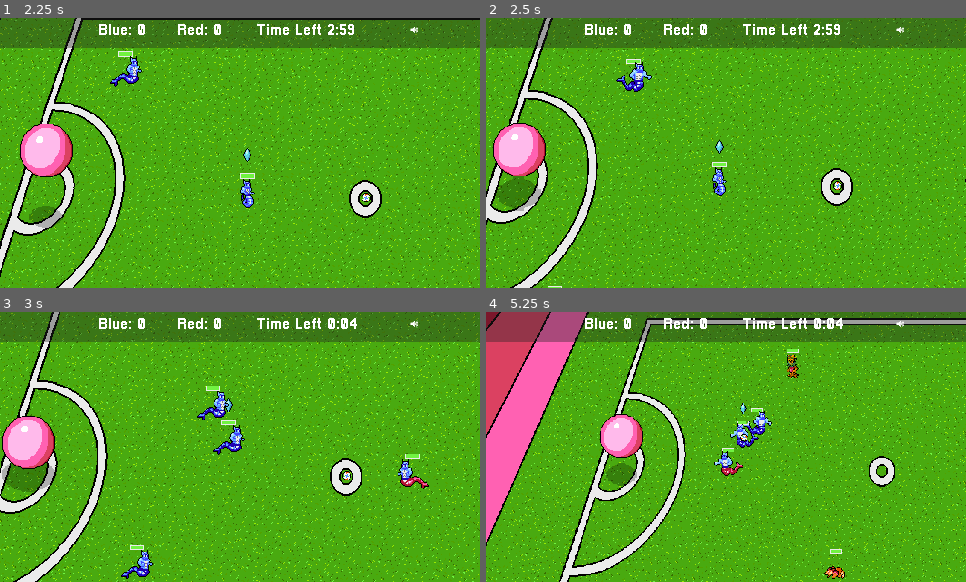
Above: before the commit, frames 1-4 (two rows, left to right).
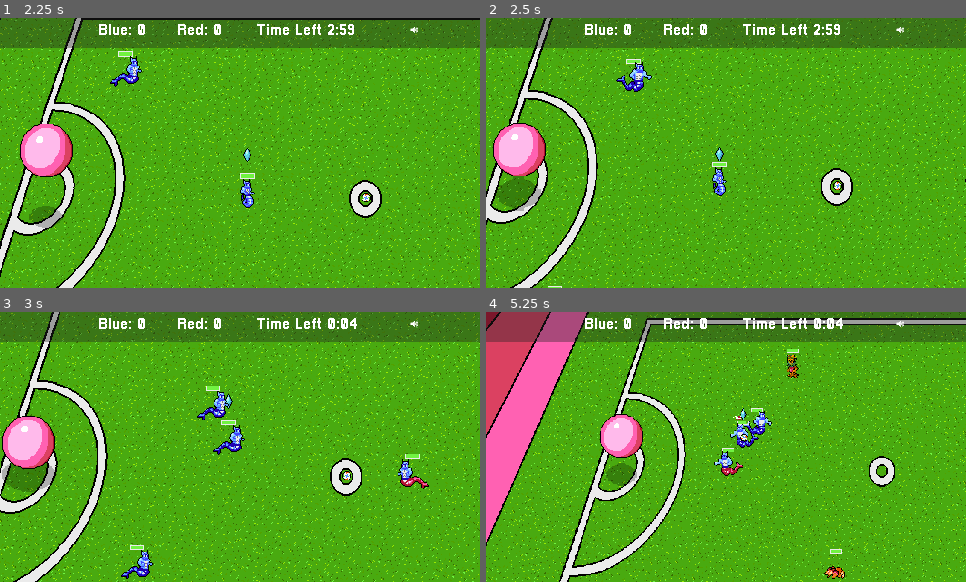
Above: after the commit, the same moments.

Repository: gamkedo-la/Elementaball
Game: Godot game, scene res://UI/StartMenu.tscn
Same seed, same stepped clock (60 frames per second), same inputs: the game is played once before the commit and once after it.
Inputs (mouse positions are in pixels of both pictures, inside the frame that each line leads up to):
- Up to frame 1 (2.25 s): click "New Game" at 0.5 s; click "Next" at 1.25 s; click "Start" at 2 s
- Up to frame 2 (2.5 s): no input
- Up to frame 3 (3 s): move the mouse to (316, 328) at 2.77 s; hold Up (ui_up) from 2.78 s (still down); hold T (time_hack) from 2.78 s (still down)
- Up to frame 4 (5.25 s): move the mouse to (870, 487) at 3.52 s; release T (time_hack) at 3.53 s; tap T (time_hack) at 3.6, 5.1 s; move the mouse to (582, 406) at 4.27 s; release Up (ui_up) at 4.28 s; hold T (time_hack) 4.28-5.03 s; hold Left (ui_left) from 4.28 s (still down); move the mouse to (750, 447) at 5.02 s

Frame 1 is identical in both runs. In frame 2, less than 0.1% of the frame differs, in the area x 47-50%, y 45-53%; in frame 3, less than 0.1%; in frame 4, less than 0.1%.

Commit message:
Floating damage numbers

Diff:
--- a/Field and Equipment/Ball.gd
+++ b/Field and Equipment/Ball.gd
@@ -168,6 +168,7 @@
 	if totalDamage <= 0:
 		totalDamage = 1
 	target.HP -= totalDamage
+	target.get_node("Health Bar").floatingNumbers(totalDamage)
 	target.get_node("Health Bar").update_healthbar(target.HP)
 	emit_signal("calculated")
 
@@ -307,6 +308,7 @@
 	baseDamage = calc_power_modifier(baseDamage)
 	totalDamage = calc_element_damage(kickedType, interceptor.type, baseDamage)
 	interceptor.HP -= totalDamage
+	interceptor.get_node("Health Bar").floatingNumbers(totalDamage)
 	interceptor.get_node("Health Bar").update_healthbar(interceptor.HP)
 	if interceptor.HP > 0:
 		kicking = false
@@ -345,6 +347,7 @@
 		emit_signal("calculated")
 		target.HP -= totalDamage
 		target.get_node("Health Bar").update_healthbar(target.HP)
+		target.get_node("Health Bar").floatingNumbers(totalDamage)
 		target.start_steal_cooldown()
 	else:
 		player_block(tackledType)
--- a/Node2D.tscn
+++ b/Node2D.tscn
@@ -412,7 +412,6 @@
 
 [node name="AnimatedSprite" parent="Player/Health Bar" index="1"]
 visible = true
-frame = 2
 
 [node name="AnimationTree" parent="Player" index="1"]
 parameters/playback = SubResource( 1 )
@@ -431,9 +430,6 @@
 fieldPosition = "PlayerLeft"
 starting_stats = ExtResource( 10 )
 
-[node name="AnimatedSprite" parent="Player2/Health Bar" index="1"]
-frame = 2
-
 [node name="AnimationTree" parent="Player2" index="1"]
 parameters/playback = SubResource( 2 )
 
@@ -446,9 +442,6 @@
 fieldPosition = "PlayerRight"
 starting_stats = ExtResource( 10 )
 
-[node name="AnimatedSprite" parent="Player3/Health Bar" index="1"]
-frame = 2
-
 [node name="AnimationTree" parent="Player3" index="1"]
 parameters/playback = SubResource( 3 )
 
@@ -460,6 +453,7 @@
 z_index = 3
 frames = SubResource( 16 )
 animation = "plant ball"
+frame = 2
 playing = true
 script = ExtResource( 16 )
 
@@ -538,7 +532,7 @@
 
 [node name="AnimatedSprite" parent="Enemy/Health Bar" index="1"]
 position = Vector2( 7.8787, -8.25085 )
-frame = 6
+frame = 8
 
 [node name="AnimationTree" parent="Enemy" index="5"]
 parameters/playback = SubResource( 17 )
@@ -563,7 +557,7 @@
 margin_bottom = -21.0
 
 [node name="AnimatedSprite" parent="Enemy3/Health Bar" index="1"]
-frame = 6
+frame = 8
 
 [node name="AnimationTree" parent="Enemy3" index="5"]
 parameters/playback = SubResource( 18 )
@@ -585,7 +579,7 @@
 margin_bottom = -21.0
 
 [node name="AnimatedSprite" parent="Enemy2/Health Bar" index="1"]
-frame = 6
+frame = 8
 
 [node name="EnemyCollider" parent="Enemy2" index="3"]
 rotation = 1.52987
@@ -724,6 +718,9 @@
 [node name="AbilityMenuPopup" parent="GUICanvasLayer/PlayerSelectMenu" index="1"]
 script = ExtResource( 22 )
 closeButton = NodePath("MarginContainer/SelectionMenuContainer/Top Margin/StartButton")
+
+[node name="MarginContainer" parent="GUICanvasLayer/PlayerSelectMenu/EndGameMenuPopup" index="0"]
+margin_bottom = 213.0
 
 [node name="EndCondition" parent="GUICanvasLayer/PlayerSelectMenu/EndGameMenuPopup/MarginContainer/SelectionMenuContainer/MarginContainer/HBoxContainer/VBoxContainer" index="0"]
 script = ExtResource( 21 )
--- a/Players/AIPlayer.gd
+++ b/Players/AIPlayer.gd
@@ -403,7 +403,6 @@
 		kickMenu.clear()
 		var player = self
 		#Add the kick abilities available for the player to the menu
-		#TODO: Make a default (no element) kick ability and calculate damage for it
 		var abilities = [player.ability1,player.ability2,player.ability3,player.ability4,defaultKick]
 		ball.menuAbilities = []
 		for ability in abilities:
@@ -417,7 +416,6 @@
 	blockMenu.clear()
 	var player = self
 	#Add the kick abilities available for the player to the menu
-	#TODO: Make a default (no element) kick ability and calculate damage for it
 	var abilities = [player.ability1,player.ability2,player.ability3,player.ability4,defaultKick]
 	ball.menuAbilities = []
 	for ability in abilities:
@@ -465,7 +463,6 @@
 			tackleMenu.clear()
 			var player = ball.controllingPlayer
 			#Add the tackle abilities available for the player to the menu
-			#TODO: Make a default (no element) tackle ability and calculate damage for it
 			var abilities = [player.ability1,player.ability2,player.ability3,player.ability4,player.defaultTackle]
 			ball.menuAbilities = []
 			if abilities.size() > 0:
--- a/Players/Enemy.tscn
+++ b/Players/Enemy.tscn
@@ -723,7 +723,6 @@
 
 [node name="AnimatedSprite" parent="Health Bar" index="1"]
 position = Vector2( -0.14843, -11.9671 )
-frame = 3
 
 [node name="EnemyCollider" type="CollisionShape2D" parent="."]
 position = Vector2( -0.159099, -0.198006 )
--- /dev/null
+++ b/UI/DamageNumbers.gd
@@ -0,0 +1,22 @@
+extends Position2D
+
+
+onready var label = $Label
+onready var tween = $Tween
+
+var amount = 1
+
+var velocity = Vector2(0,5)
+
+func _ready():
+	label.set_text(str(-amount))
+
+	tween.interpolate_property(self, "scale", scale, Vector2(1.5,1.5), 0.2, Tween.TRANS_LINEAR, Tween.EASE_OUT)
+	tween.interpolate_property(self, "scale", Vector2(1.5,1.5), Vector2(.1,.1), 0.7, Tween.TRANS_LINEAR, Tween.EASE_OUT, 0.3)
+	tween.start()
+
+func _process(delta):
+	position -= velocity * delta
+
+func _on_Tween_tween_all_completed():
+	self.queue_free()
--- /dev/null
+++ b/UI/DamageNumbers.tscn
@@ -0,0 +1,32 @@
+[gd_scene load_steps=3 format=2]
+
+[ext_resource path="res://Fonts/UI_font.tres" type="DynamicFont" id=1]
+[ext_resource path="res://UI/DamageNumbers.gd" type="Script" id=2]
+
+[node name="FloatingText" type="Position2D"]
+scale = Vector2( 0.7, 0.7 )
+script = ExtResource( 2 )
+
+[node name="Label" type="Label" parent="."]
+anchor_left = 0.5
+anchor_top = 1.0
+anchor_right = 0.5
+anchor_bottom = 1.0
+margin_left = -20.0
+margin_top = -14.0
+margin_right = 20.0
+custom_fonts/font = ExtResource( 1 )
+custom_colors/font_color = Color( 1, 1, 1, 1 )
+custom_colors/font_color_shadow = Color( 0.698039, 0.0627451, 0.188235, 1 )
+custom_constants/shadow_offset_x = 1
+custom_constants/shadow_offset_y = 1
+text = "-5"
+align = 1
+valign = 1
+__meta__ = {
+"_edit_use_anchors_": false
+}
+
+[node name="Tween" type="Tween" parent="."]
+
+[connection signal="tween_all_completed" from="Tween" to="." method="_on_Tween_tween_all_completed"]
--- a/UI/health_bar.gd
+++ b/UI/health_bar.gd
@@ -1,4 +1,6 @@
 extends Control
+
+var floatingText = preload("res://UI/DamageNumbers.tscn")
 
 var barRed = preload("res://Art/UI/health_bar_red.png")
 var barGreen = preload("res://Art/UI/health_bar_green.png")
@@ -35,3 +37,8 @@
 		if get_parent().inPossession:
 			SceneController.emit_signal("inPossession", null)
 		get_parent().queue_free()
+
+func floatingNumbers(damage):
+	var text = floatingText.instance()
+	text.amount = damage
+	add_child(text)
--- a/UI/health_bar.tscn
+++ b/UI/health_bar.tscn
@@ -104,6 +104,7 @@
 visible = false
 position = Vector2( 7.95325, -17.2452 )
 frames = SubResource( 11 )
+frame = 1
 playing = true
 
 [node name="StatusAnimations" type="AnimatedSprite" parent="."]
